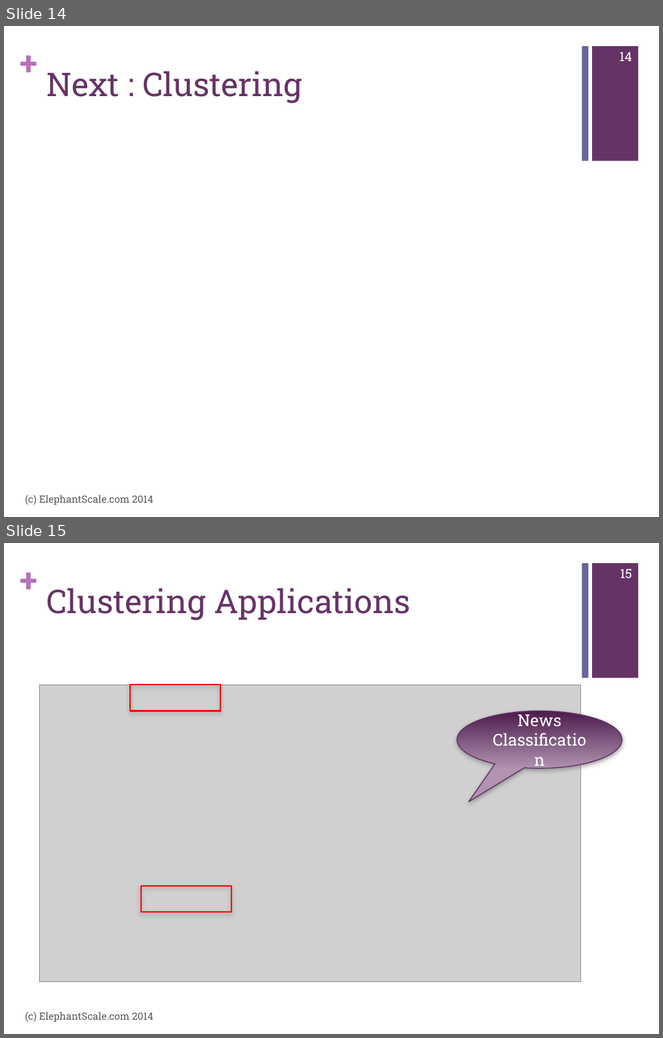
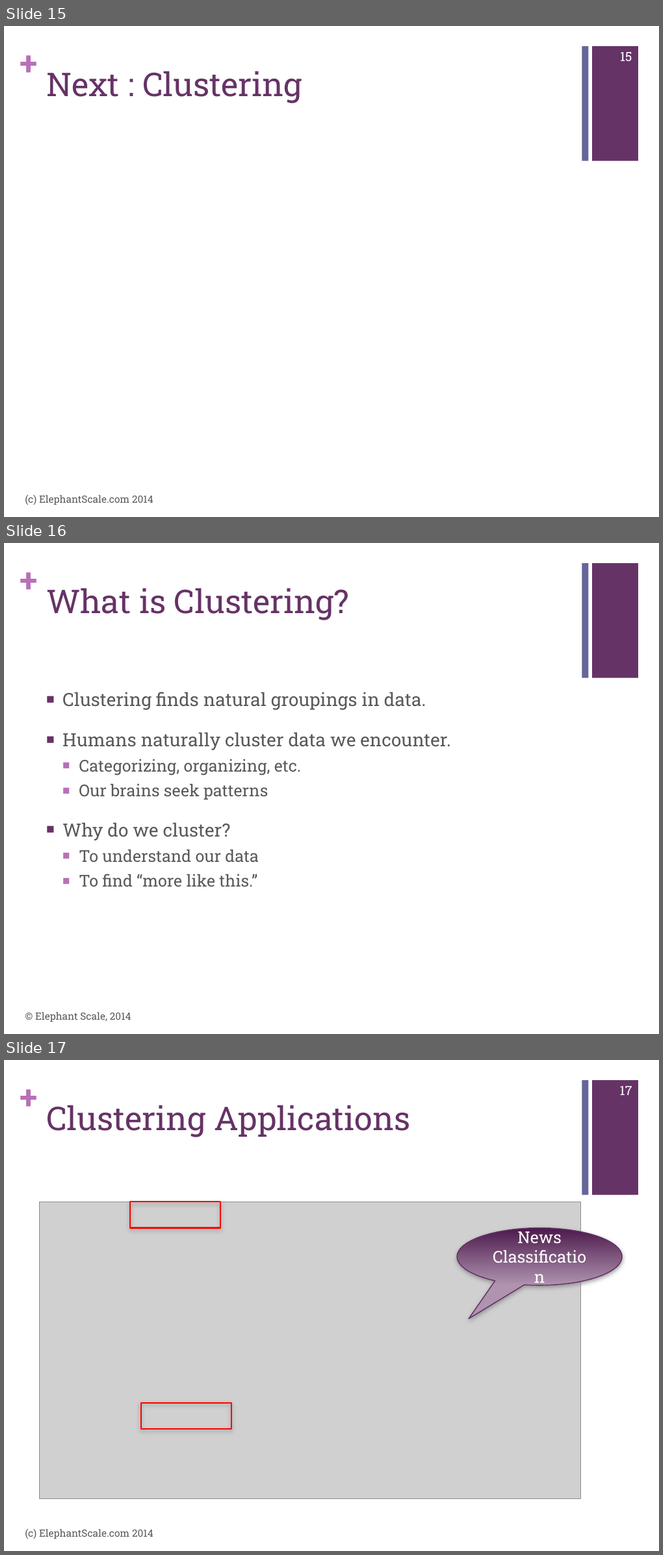
Before and after one commit to mattvinks/spark-labs, a slide deck: slides/MLLib.pptx. Shown one above the other, each under a label of ours: slides 14 and 15 before the commit, slides 15, 16 and 17 after it. The pictures are 663x1038 and 663x1555 pixels, drawn with LibreOffice and Linux fonts; fonts in the diff are those of the drawing; grey boxes stand for pictures. Boxes give left, top, right and bottom in pixels: in the first picture for what was removed or moved away, otherwise in the second. Text is boxed around its words. In the diff, an @@ line names an element or a change of style, - is before the commit and + after.

```diff
--- a/slides/MLLib.pptx
+++ b/slides/MLLib.pptx
@@ slide 16 added at box(4, 543, 659, 1034), background #FFFFFF; not listed: 3 template elements that a slide beside it also shows @@
@@ title added at box(46, 588, 349, 620), 36 pt, text #663366 @@
+What is Clustering?
@@ text added at box(62, 692, 451, 887), 20 pt, text #595959 @@
+■ Clustering finds natural groupings in data.
+■ Humans naturally cluster data we encounter.
+  ■ Categorizing, organizing, etc.
+  ■ Our brains seek patterns
+■ Why do we cluster?
+  ■ To understand our data
+  ■ To find “more like this.”
@@ text added at box(35, 1012, 131, 1022), 11 pt, text #595959 @@
+© Elephant Scale, 2014
@@ what was slide 14 is now slide 15 @@
@@ page number at box(620, 52, 632, 61): text changed @@
-14
+15
@@ what was slide 15 is now slide 17 @@
@@ page number at box(620, 1086, 633, 1095): text changed @@
-15
+17
```
Also in this commit, not shown: 3 slides changed, 4 other slides added.
